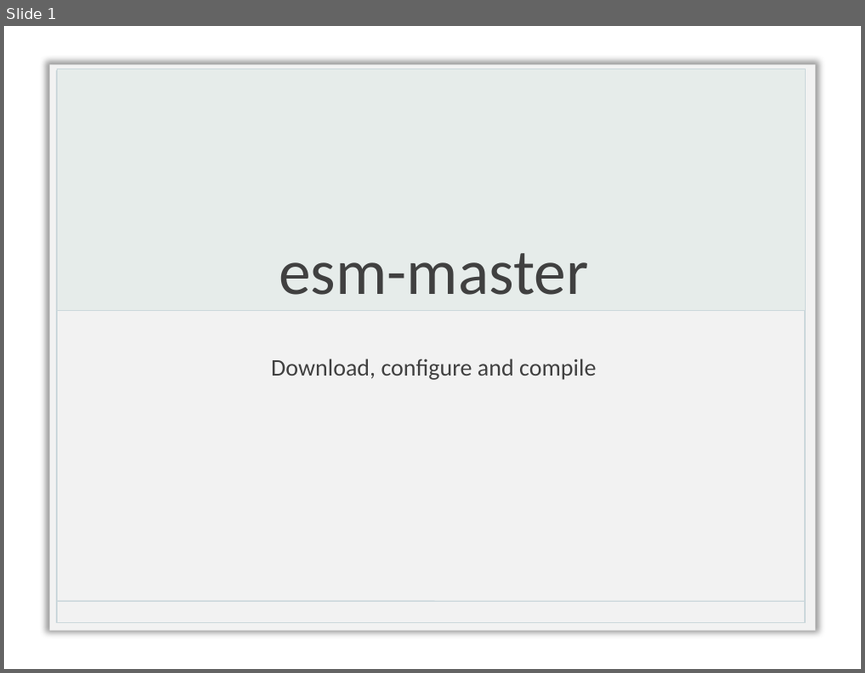
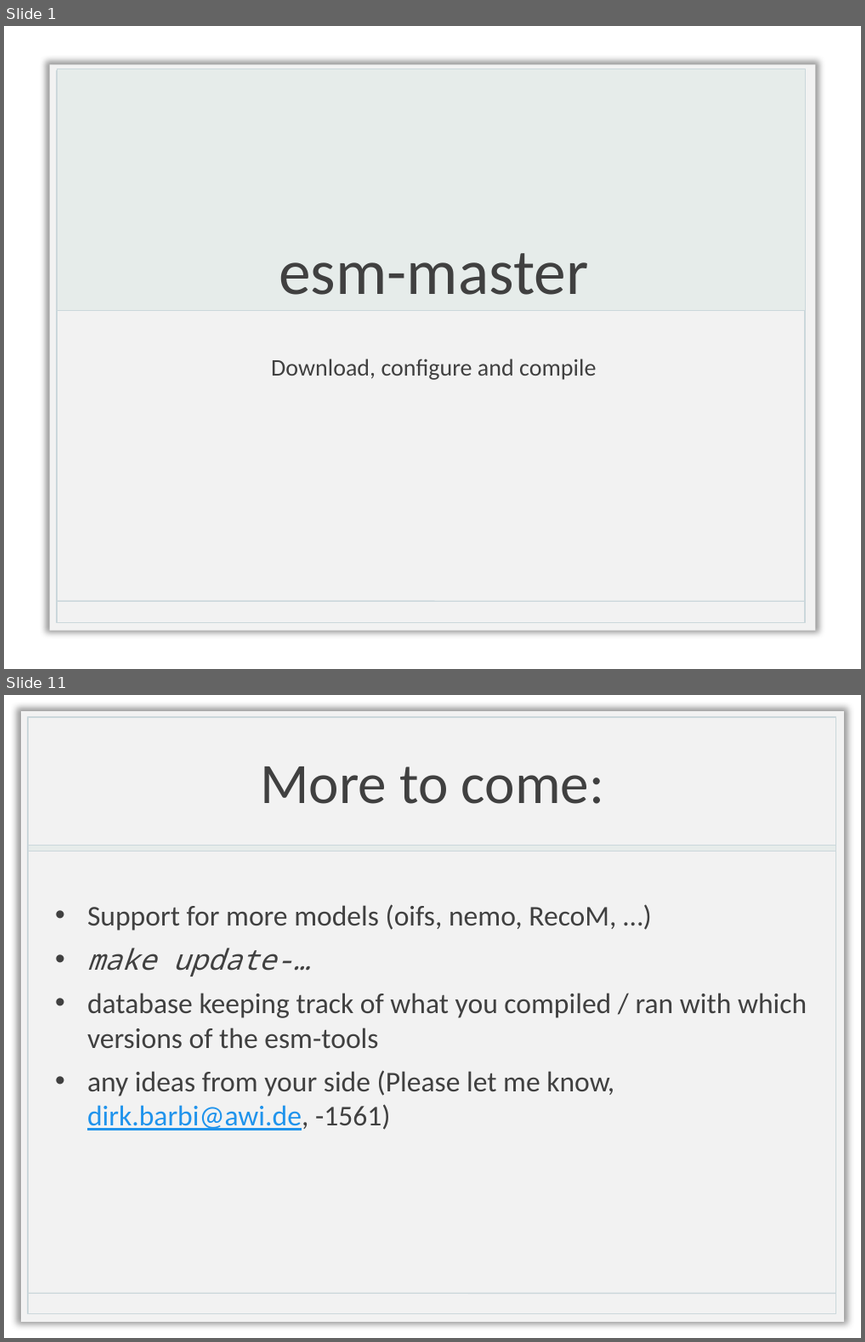
Before and after one commit to esm-tools/esm_workshop, a slide deck: esm-master.pptx. Shown one above the other, each under a label of ours: slide 1 before the commit, slides 1 and 11 after it; the slides between them are not shown. The pictures are 865x673 and 865x1342 pixels, drawn with LibreOffice and Linux fonts; fonts in the diff are those of the drawing; background and template pictures are left out. Boxes give left, top, right and bottom in pixels: in the first picture for what was removed or moved away, otherwise in the second. Text is boxed around its words. In the diff, an @@ line names an element or a change of style, - is before the commit and + after.

```diff
--- a/esm-master.pptx
+++ b/esm-master.pptx
@@ slide 11 added at [4,695,861,1338], background picture (left out) @@
@@ title added at [261,766,604,804], 48 pt, text #404040 @@
+More to come:
@@ group added at [21,711,844,1321]: 3 rectangles, 1 line @@
@@ text added at [87,904,806,1130], 24 pt, text #404040 @@
+• Support for more models (oifs, nemo, RecoM, …)
+• make update-…
+• database keeping track of what you compiled / ran with which versions of the esm-tools
+• any ideas from your side (Please let me know, dirk.barbi@awi.de, -1561)
```
Also in this commit, not shown: 1 slide changed, 8 other slides added, 3 other files.
